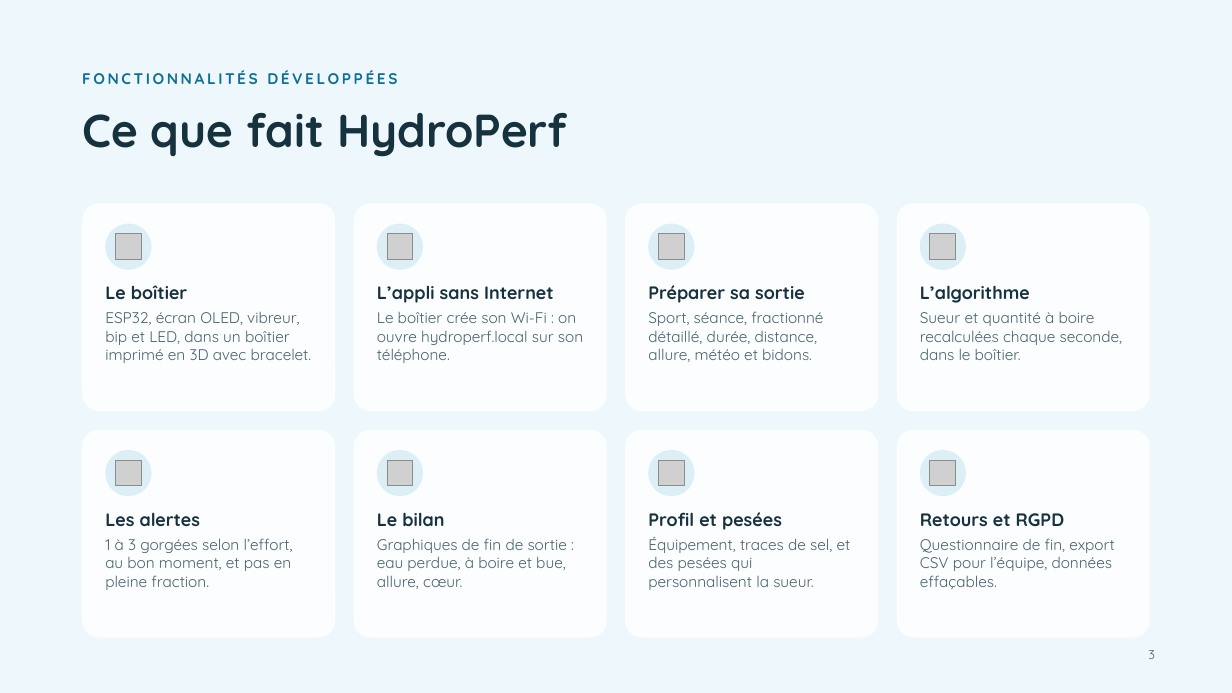
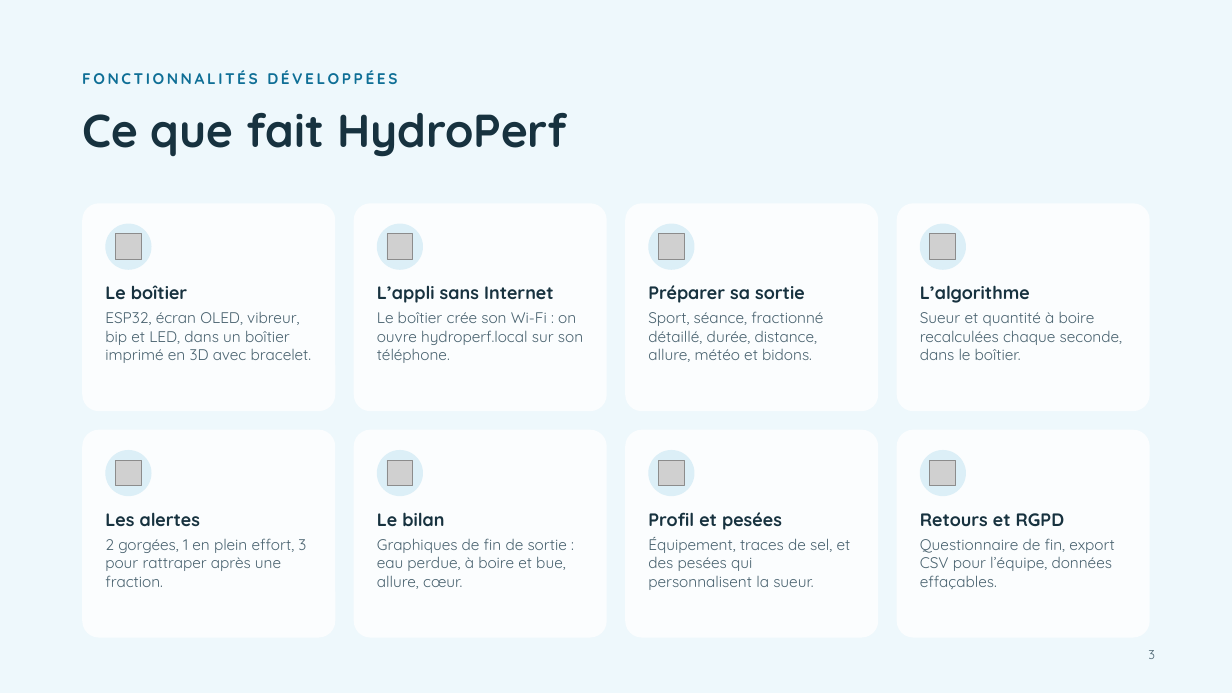
Before and after one commit to martinbaumg/hydroperf, a slide deck: slide 3 of docs/hydroperf_demo_finale.pptx. Drawn at 1232x693 pixels with LibreOffice and Linux fonts; fonts in the diff are those of the drawing; grey boxes stand for pictures. Boxes give left, top, right and bottom in pixels: in the first picture for what was removed or moved away, otherwise in the second. Text is boxed around its words. In the diff, an @@ line names an element or a change of style, - is before the commit and + after.

Commit message:
2 gorgees par alerte (1 en plein effort), 3 seulement pour rattraper apres une fraction

```diff
--- a/docs/hydroperf_demo_finale.pptx
+++ b/docs/hydroperf_demo_finale.pptx
@@ text at (105, 538, 306, 587): text changed @@
-1 à 3 gorgées selon l’effort, au bon moment, et pas en pleine fraction.
+2 gorgées, 1 en plein effort, 3 pour rattraper après une fraction.
```
Also in this commit, not shown: 2 other slides changed, 3 other files.
